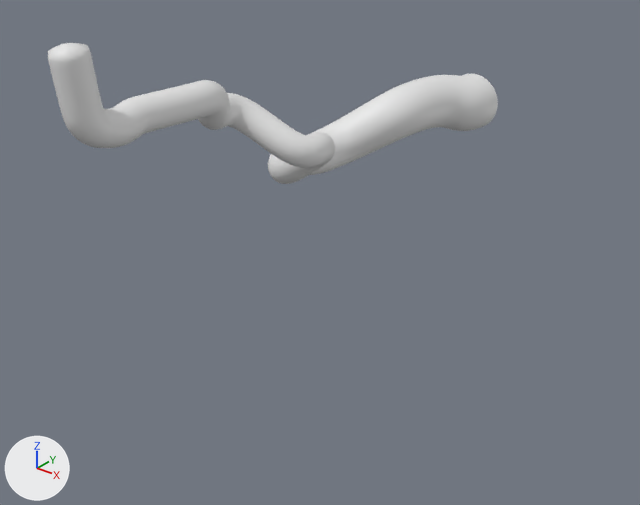
What one commit did to the Blender file assets/scenes/caves_1.blend.
Both versions are drawn from a camera (50 mm lens) standing at (170.0, -122.0, 51.0) and looking at (-37.0, 136.0, -109.0). Arrows for +X, +Y and +Z are at lower left; the lights stay in place.

The first picture shows 'path'.
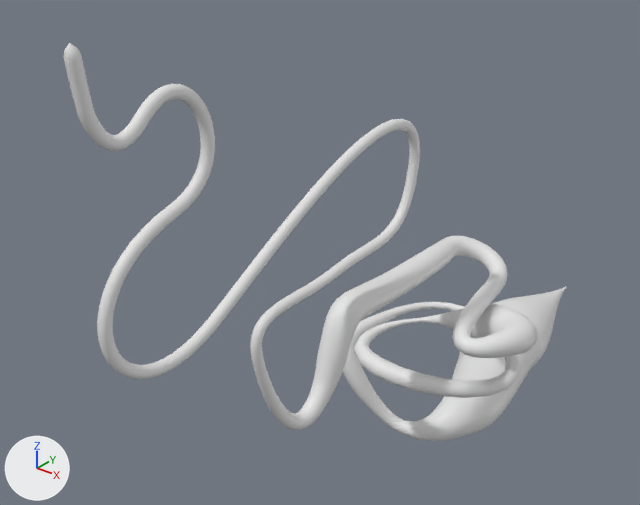
Commit message: finished caves_1

Patch to the scene script:
```diff
--- a/assets/scenes/caves_1.blend.py
+++ b/assets/scenes/caves_1.blend.py
@@ cu_beziercurve @@
 cu_beziercurve.dimensions = '3D'
-_sp = cu_beziercurve.splines.new('BEZIER'); _sp.bezier_points.add(3)
-_sp.bezier_points.foreach_set('co', [-164.0, 5.185, -0.0000119, -104.0, 2.402, 0.0, 1.044, 2.402, 0.0, 4.488, 0.0, 0.0])
-_sp.bezier_points.foreach_set('handle_left', [-168.2, 5.185, -0.493, -108.2, 2.402, -0.493, -0.161, 2.392, 0.0, 3.283, -0.0102, 0.0])
-_sp.bezier_points.foreach_set('handle_right', [-159.0, 5.185, 0.589, -99.03, 2.402, 0.589, 2.547, 2.415, 0.0, 5.991, 0.0128, 0.0])
-for _p, _l, _r in zip(_sp.bezier_points, ['ALIGNED', 'ALIGNED', 'ALIGNED', 'ALIGNED'], ['ALIGNED', 'ALIGNED', 'ALIGNED', 'ALIGNED']): _p.handle_left_type = _l; _p.handle_right_type = _r
+_sp = cu_beziercurve.splines.new('BEZIER'); _sp.bezier_points.add(13)
+_sp.bezier_points.foreach_set('co', [-297.0, 0.25, -0.0000224, -284.8, 10.23, -0.0000206, -258.9, 1.45, -0.0000193, -251.0, 2.241, 0.189, -239.3, 0.778, -0.0000179, -224.6, 2.056, 0.27, -217.6, 0.443, 0.279, -213.2, 4.394, 0.326, -202.8, 1.697, 0.0362, -163.5, 3.0, -0.0000119, -134.1, 1.259, 0.0362, -104.0, 1.0, 0.0, 1.044, 1.0, 0.0, 4.488, 0.0, 0.0])
+_sp.bezier_points.foreach_set('handle_left', [-301.2, 0.25, -0.493, -289.0, 10.23, -0.493, -263.1, 1.45, -0.493, -255.1, 2.241, -0.304, -243.5, 0.778, -0.493, -227.7, 1.981, 0.208, -218.9, 0.386, 0.284, -214.1, 4.329, 0.423, -205.5, 1.689, 0.13, -165.6, 3.0, -0.247, -148.0, 1.759, 0.171, -106.1, 1.0, -0.246, -0.161, 0.99, 0.0, 3.283, -0.0102, 0.0])
+_sp.bezier_points.foreach_set('handle_right', [-292.0, 0.25, 0.589, -279.8, 10.23, 0.589, -254.0, 1.45, 0.589, -246.0, 2.241, 0.779, -238.1, 0.778, 0.147, -224.0, 2.07, 0.282, -216.2, 0.499, 0.274, -212.5, 4.446, 0.248, -193.6, 1.724, -0.278, -161.0, 3.0, 0.295, -120.3, 0.759, -0.0991, -99.03, 1.0, 0.589, 2.547, 1.013, 0.0, 5.991, 0.0128, 0.0])
+for _p, _l, _r in zip(_sp.bezier_points, ['ALIGNED', 'ALIGNED', 'ALIGNED', 'ALIGNED', 'ALIGNED', 'ALIGNED', 'ALIGNED', 'ALIGNED', 'ALIGNED', 'ALIGNED', 'ALIGNED', 'ALIGNED', 'ALIGNED', 'ALIGNED'], ['ALIGNED', 'ALIGNED', 'ALIGNED', 'ALIGNED', 'ALIGNED', 'ALIGNED', 'ALIGNED', 'ALIGNED', 'ALIGNED', 'ALIGNED', 'ALIGNED', 'ALIGNED', 'ALIGNED', 'ALIGNED']): _p.handle_left_type = _l; _p.handle_right_type = _r
 _sp.order_u = 0
@@ cu_caves_1 @@
 cu_caves_1.dimensions = '3D'
-_sp = cu_caves_1.splines.new('BEZIER'); _sp.bezier_points.add(10)
-_sp.bezier_points.foreach_set('co', [14.41, 125.4, -18.56, 7.324, 93.32, -15.23, -9.428, 63.36, -26.93, -10.1, 45.19, -26.93, 14.45, 28.87, -11.88, -4.197, 10.02, 1.135, 2.629, -2.881, 8.908, 0.814, -24.46, 8.844, 2.21, -36.37, 9.085, 2.766, -41.23, 13.76, 2.766, -43.47, 31.02])
-_sp.bezier_points.foreach_set('handle_left', [14.19, 135.2, -18.53, 8.098, 120.0, -15.2, -8.791, 79.44, -26.89, -16.31, 53.17, -26.9, 14.08, 44.54, -11.84, -8.841, 24.45, 1.179, 2.457, 4.595, 8.972, 0.692, -20.89, 8.982, 2.088, -30.0, 6.841, 2.766, -40.48, 11.43, 2.766, -43.47, 30.02])
-_sp.bezier_points.foreach_set('handle_right', [14.71, 111.8, -18.59, 6.895, 78.54, -15.24, -9.762, 54.9, -26.95, -4.233, 37.66, -26.96, 14.68, 18.98, -11.9, -1.825, 2.654, 1.113, 2.75, -8.137, 8.863, 0.899, -26.91, 8.749, 2.255, -38.69, 9.9, 2.766, -41.76, 15.37, 2.766, -43.47, 32.02])
-for _p, _l, _r in zip(_sp.bezier_points, ['ALIGNED', 'ALIGNED', 'ALIGNED', 'ALIGNED', 'ALIGNED', 'ALIGNED', 'ALIGNED', 'ALIGNED', 'ALIGNED', 'ALIGNED', 'ALIGNED'], ['ALIGNED', 'ALIGNED', 'ALIGNED', 'ALIGNED', 'ALIGNED', 'ALIGNED', 'ALIGNED', 'ALIGNED', 'ALIGNED', 'ALIGNED', 'ALIGNED']): _p.handle_left_type = _l; _p.handle_right_type = _r
+_sp = cu_caves_1.splines.new('BEZIER'); _sp.bezier_points.add(24)
+_sp.bezier_points.foreach_set('co', [-8.252, 299.6, -178.1, -8.252, 224.5, -178.4, 12.45, 145.1, -170.8, -8.657, 121.9, -177.6, -35.43, 118.9, -136.3, 24.92, 149.3, -132.6, -19.82, 106.2, -127.4, 45.95, 117.3, -106.7, 24.09, 136.1, -98.97, 0.0986, 139.3, -89.1, 2.5, 107.5, -87.65, 2.5, 54.79, -99.94, 2.5, 46.0, -115.6, 2.5, 25.63, -110.7, 2.5, 14.28, -81.63, 2.5, 56.0, -66.72, 2.5, 102.3, -47.64, 2.5, 59.04, -27.27, 2.5, -6.441, -61.01, 2.5, -42.75, -51.31, 2.5, -16.62, -19.28, 2.5, -3.567, 3.942, 2.5, -24.46, 8.844, 2.5, -41.23, 13.76, 2.505, -43.47, 31.02])
+_sp.bezier_points.foreach_set('handle_left', [-8.08, 314.3, -180.0, -8.08, 239.2, -180.2, 12.62, 159.8, -172.7, 5.307, 125.5, -179.4, -36.7, 102.0, -137.5, -22.25, 186.6, -131.0, -19.06, 81.66, -133.4, 45.56, 137.4, -111.3, 25.81, 75.48, -107.4, 0.0986, 150.5, -88.79, 2.5, 135.0, -87.64, 2.5, 63.25, -78.02, 2.5, 50.74, -110.7, 2.5, 31.27, -119.1, 2.5, 15.87, -89.81, 2.5, 34.13, -70.4, 2.5, 95.5, -70.81, 2.5, 85.12, -17.21, 2.5, 3.192, -56.41, 2.5, -39.52, -62.67, 2.5, -38.79, -24.86, 2.5, -0.371, -4.41, 2.5, -15.62, 17.59, 2.5, -40.48, 11.43, 2.5, -43.47, 30.02])
+_sp.bezier_points.foreach_set('handle_right', [-8.385, 288.2, -176.7, -8.385, 213.1, -177.0, 12.25, 127.5, -168.7, -19.73, 119.1, -176.1, -33.74, 141.3, -134.6, 75.45, 109.3, -134.3, -20.66, 133.2, -120.7, 46.36, 96.56, -102.0, 23.51, 156.6, -96.13, 0.0986, 130.9, -89.33, 2.5, 59.8, -87.66, 2.5, 51.19, -109.3, 2.5, 38.41, -123.5, 2.5, 20.0, -102.3, 2.5, 10.47, -61.91, 2.5, 77.87, -63.03, 2.5, 111.3, -17.04, 2.5, 32.97, -37.33, 2.5, -25.89, -70.32, 2.5, -45.97, -39.94, 2.5, -2.831, -15.81, 2.5, -6.764, 12.29, 2.5, -35.92, -2.495, 2.5, -41.76, 15.37, 2.51, -43.47, 32.02])
+for _p, _l, _r in zip(_sp.bezier_points, ['ALIGNED', 'ALIGNED', 'ALIGNED', 'ALIGNED', 'ALIGNED', 'ALIGNED', 'ALIGNED', 'ALIGNED', 'ALIGNED', 'ALIGNED', 'ALIGNED', 'ALIGNED', 'ALIGNED', 'ALIGNED', 'ALIGNED', 'ALIGNED', 'ALIGNED', 'ALIGNED', 'ALIGNED', 'ALIGNED', 'ALIGNED', 'ALIGNED', 'ALIGNED', 'ALIGNED', 'ALIGNED'], ['ALIGNED', 'ALIGNED', 'ALIGNED', 'ALIGNED', 'ALIGNED', 'ALIGNED', 'ALIGNED', 'ALIGNED', 'ALIGNED', 'ALIGNED', 'ALIGNED', 'ALIGNED', 'ALIGNED', 'ALIGNED', 'ALIGNED', 'ALIGNED', 'ALIGNED', 'ALIGNED', 'ALIGNED', 'ALIGNED', 'ALIGNED', 'ALIGNED', 'ALIGNED', 'ALIGNED', 'ALIGNED']): _p.handle_left_type = _l; _p.handle_right_type = _r
 _sp.order_u = 0
@@ ob_path @@
 ob_path = bpy.data.objects.new('path', cu_caves_1)
-ob_path.location = (-2.9, 42.5, -25.0)
+ob_path.location = (-2.5, 43.2, -25.0)
```

Boxes (x1, y1, x2, y2) around the edits, measured in the pictures (640 x 505 px):
'path', reshaped, moved (12% wider, 181% taller)
    before: (48, 43, 498, 184)
    after: (64, 43, 567, 441)
